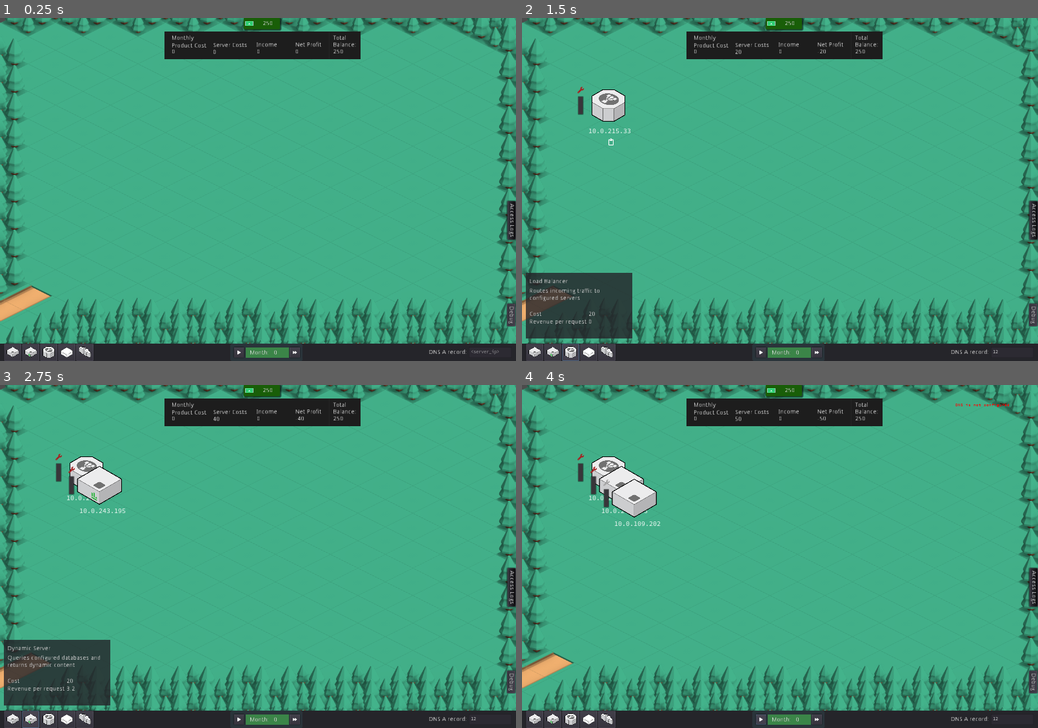
Above: before the commit, frames 1-4 (two rows, left to right).
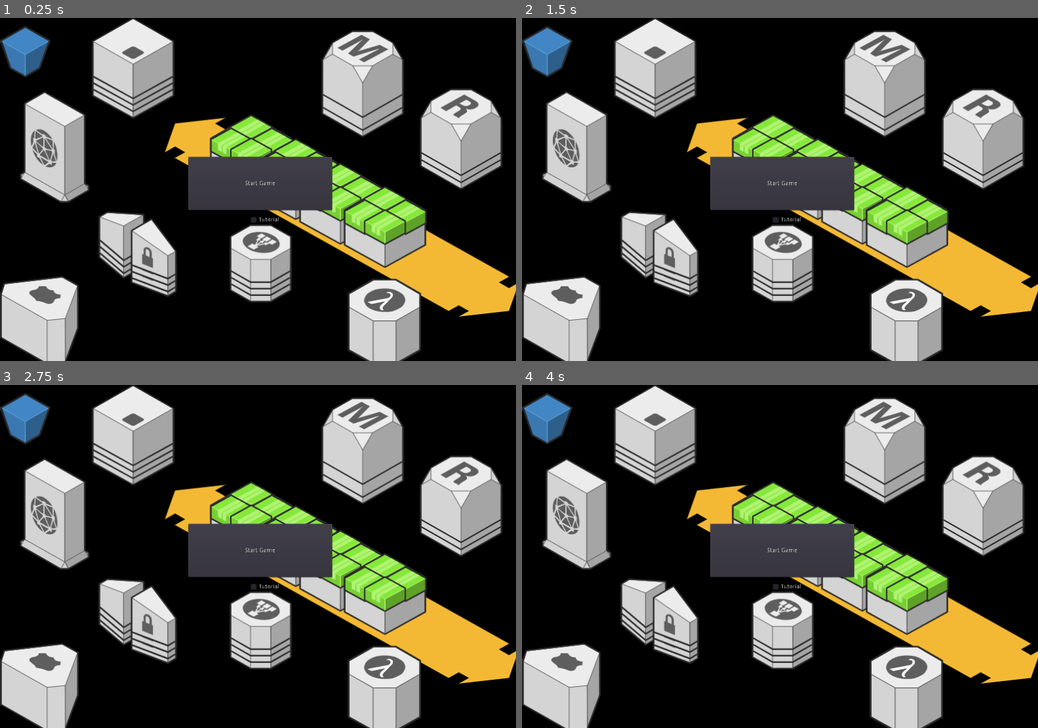
Above: after the commit, the same moments.

Repository: yigitbey/CloudArchitect
Game: Godot game, scene res://Level.tscn
The game is run twice, just before and just after one commit, with the same random seed, the same clock (stepped at 60 frames per second) and the same inputs.
Inputs (mouse positions are in pixels of both pictures, inside the frame that each line leads up to):
- Up to frame 1 (0.25 s): no input
- Up to frame 2 (1.5 s): click (1012, 350) at 0.52 s; type "12" at 0.6 s; click (568, 350) at 1.25 s
- Up to frame 3 (2.75 s): click (30, 717) at 2 s
- Up to frame 4 (4 s): click (532, 717) at 2.75 s; click "" at 3.5 s

The runs differ from the first frame. In frame 1, 100% of the frame differs, in the area x 0-100%, y 0-100%; in frame 2, 100%; in frame 3, 100%; in frame 4, 100%.

Commit message:
adding a simple tutorial

Diff:
--- a/Database.tscn
+++ b/Database.tscn
@@ -1,7 +1,22 @@
-[gd_scene load_steps=3 format=2]
+[gd_scene load_steps=7 format=2]
 
 [ext_resource path="res://Server.tscn" type="PackedScene" id=1]
 [ext_resource path="res://Database.gd" type="Script" id=2]
+[ext_resource path="res://addons/FontAwesome5/fa-solid-900.ttf" type="DynamicFontData" id=3]
+[ext_resource path="res://addons/FontAwesome5/fa-regular-400.ttf" type="DynamicFontData" id=4]
+
+[sub_resource type="DynamicFont" id=1]
+size = 15
+font_data = ExtResource( 4 )
+
+[sub_resource type="DynamicFont" id=2]
+font_data = ExtResource( 3 )
 
 [node name="Server" instance=ExtResource( 1 )]
 script = ExtResource( 2 )
+
+[node name="ClipBoard" parent="Meta" index="1"]
+custom_fonts/font = SubResource( 1 )
+
+[node name="Icon" parent="Meta/ToggleConfig" index="0"]
+custom_fonts/font = SubResource( 2 )
--- a/DynamicServer.gd
+++ b/DynamicServer.gd
@@ -1,6 +1,7 @@
 extends "res://Server.gd"
 
 export var db: String
+
 
 func _init():
 	type = "DynamicServer"
@@ -10,6 +11,7 @@
 func _on_DatabaseConfig_text_changed():
 	db = $Meta/ConfigWindow/Database/DatabaseConfig.text
 	if db in level.iptable:
+		emit_signal("tutorial_complete", 'db_configured')
 		config_warning = false
 		$Meta/ConfigWindow/Database/DatabaseConfig.modulate = Color(1,1,1,1)
 
--- a/DynamicServer.tscn
+++ b/DynamicServer.tscn
@@ -1,16 +1,24 @@
-[gd_scene load_steps=5 format=2]
+[gd_scene load_steps=7 format=2]
 
 [ext_resource path="res://Server.tscn" type="PackedScene" id=1]
 [ext_resource path="res://DynamicServer.gd" type="Script" id=2]
 [ext_resource path="res://addons/FontAwesome5/fa-solid-900.ttf" type="DynamicFontData" id=3]
+[ext_resource path="res://addons/FontAwesome5/fa-regular-400.ttf" type="DynamicFontData" id=4]
 
 [sub_resource type="DynamicFont" id=1]
+size = 15
+font_data = ExtResource( 4 )
+
+[sub_resource type="DynamicFont" id=2]
 font_data = ExtResource( 3 )
 
 [node name="Server" instance=ExtResource( 1 )]
 script = ExtResource( 2 )
 
-[node name="ConfigWindow" parent="Meta" index="1"]
+[node name="ClipBoard" parent="Meta" index="1"]
+custom_fonts/font = SubResource( 1 )
+
+[node name="ConfigWindow" parent="Meta" index="2"]
 margin_left = 60.0
 margin_top = -31.0
 margin_bottom = 70.0
--- a/HUD.gd
+++ b/HUD.gd
@@ -10,6 +10,7 @@
 signal new_month
 
 signal new_server(ServerType)
+signal tutorial_complete(action)
 
 export var dns_record = ""
 var objects
@@ -67,10 +68,12 @@
 func _on_panel_button_pressed(ServerType):
 	emit_signal("new_"+ServerType)
 	emit_signal("new_server", ServerType)
+	emit_signal("tutorial_complete", "new_"+ServerType)
 
 func _on_DNS_text_changed(text):
 	dns_record = text
 	emit_signal('dns_change')
+	emit_signal('tutorial_complete', "dns_change")
 
 func _on_ClearUsers_pressed():
 	emit_signal('clear')
@@ -93,7 +96,6 @@
 	level.money -= level.server_costs + level.product_cost #TODO: move to level
 	start_month()
 
-
 func start_month():
 	if not dns_record in level.iptable:
 		add_message("DNS is not configured")
@@ -103,6 +105,7 @@
 		level.month_timer.start()
 		add_message("Starting month.")
 		emit_signal("new_month")
+		emit_signal("tutorial_complete", "new_month")
 		return true
 
 func warning_animation(container):
--- a/HUD.tscn
+++ b/HUD.tscn
@@ -22,6 +22,8 @@
 
 [sub_resource type="Theme" id=3]
 default_font = SubResource( 2 )
+
+[sub_resource type="CanvasItemMaterial" id=22]
 
 [sub_resource type="StyleBoxFlat" id=4]
 bg_color = Color( 0.172549, 0.231373, 0.258824, 0.670588 )
@@ -213,6 +215,7 @@
 }
 
 [node name="new_StaticServer" type="Button" parent="Panel"]
+material = SubResource( 22 )
 anchor_top = -0.614
 anchor_bottom = -0.024
 margin_left = 8.0
@@ -378,7 +381,6 @@
 "_edit_use_anchors_": false
 }
 icon_size = 10
-icon_type = "solid"
 icon_name = "play"
 
 [node name="new_Wave" type="Button" parent="MonthControl"]
@@ -386,7 +388,7 @@
 margin_top = 8.0
 margin_right = 162.0
 margin_bottom = 32.0
-hint_tooltip = "Next Week"
+hint_tooltip = "Next Month"
 __meta__ = {
 "_edit_use_anchors_": false
 }
@@ -403,7 +405,6 @@
 "_edit_use_anchors_": false
 }
 icon_size = 10
-icon_type = "solid"
 icon_name = "forward"
 
 [node name="MonthProgress" type="ProgressBar" parent="MonthControl"]
--- a/Level.gd
+++ b/Level.gd
@@ -1,6 +1,7 @@
 extends Node2D
 
 onready var nav_map = $Navigation2D
+var show_tutorial = false
 
 const StaticServer =  preload("res://StaticServer.tscn")
 const DynamicServer = preload("res://DynamicServer.tscn")
@@ -32,6 +33,7 @@
 
 var request_types = ['static', 'dynamic']
 var servers = {}
+var last_created_object: Node2D
 
 func _ready():
 	get_tree().paused = false
@@ -44,6 +46,8 @@
 	month_timer = $MonthTimer
 	month_timer.wait_time = objects['month']['duration']
 
+	$Splash.visible = true
+
 func _process(_delta):
 	server_costs = calculate_server_cost()
 
@@ -53,6 +57,8 @@
 	$HUD.connect('dns_change', self, 'set_dns_record')
 	$HUD.connect('new_server', self, 'new_instance')
 	$HUD.connect('clear', self, 'clear')
+
+	$HUD.connect('tutorial_complete', $Tutorial, 'tutorial_complete')
 
 func clear():
 	var all = get_tree().get_root().get_child(0).get_children()
@@ -68,8 +74,9 @@
 	var new = obj.instance()
 	add_child(new)
 	new.init2()
+	new.connect("tutorial_complete", $Tutorial, 'tutorial_complete')
+
 	return new
-
 
 func set_dns_record():
 	dns_record = $HUD.dns_record
@@ -140,3 +147,23 @@
 
 	if !$MonthTimer.one_shot:
 		new_month()
+
+func add_highlight(node):
+	var highlight = CanvasItemMaterial.new()
+	highlight.blend_mode = BLEND_MODE_ADD
+
+	get_tree().get_root().get_node("Level0/HUD/Panel/new_StaticServer").material = highlight
+
+func remove_highlight(node):
+	var empty_material = CanvasItemMaterial.new()
+
+	get_tree().get_root().get_node("Level0/HUD/Panel/new_StaticServer").material = empty_material
+
+func _on_start_game_pressed():
+	show_tutorial = $Splash/checkbox.pressed
+	$Splash.visible = false
+
+	if show_tutorial:
+		money = 1000
+		$Tutorial.visible = true
+		$Tutorial.start()
--- a/Level.tscn
+++ b/Level.tscn
@@ -18,6 +18,8 @@
 [ext_resource path="res://assets/Isometric/tile_end_N.png" type="Texture" id=16]
 [ext_resource path="res://Level.gd" type="Script" id=17]
 [ext_resource path="res://assets/Isometric/tile_treeQuad_N.png" type="Texture" id=18]
+[ext_resource path="res://Tutorial.gd" type="Script" id=19]
+[ext_resource path="res://assets/bg.png" type="Texture" id=20]
 [ext_resource path="res://HUD.tscn" type="PackedScene" id=21]
 
 [sub_resource type="TileSet" id=1]
@@ -265,6 +267,13 @@
 polygons = [ PoolIntArray( 0, 1, 2, 3 ), PoolIntArray( 4, 5, 6, 3, 2 ) ]
 outlines = [ PoolVector2Array( -65.2125, 680.606, 70.7875, 616.606, 70.7875, 16.6063, 1198.79, 16.6063, 1198.79, 664.606, 102.788, 664.606, -1.21246, 712.606 ) ]
 
+[sub_resource type="CanvasItemMaterial" id=3]
+
+[sub_resource type="Theme" id=4]
+
+[sub_resource type="StyleBoxFlat" id=5]
+bg_color = Color( 1, 0, 0, 1 )
+
 [node name="Level0" type="Node2D"]
 script = ExtResource( 17 )
 
@@ -296,4 +305,69 @@
 wait_time = 30.0
 
 [node name="HUD" parent="." instance=ExtResource( 21 )]
+
+[node name="Tutorial" type="Node2D" parent="."]
+visible = false
+script = ExtResource( 19 )
+
+[node name="Instructions" type="RichTextLabel" parent="Tutorial"]
+material = SubResource( 3 )
+margin_left = 256.0
+margin_top = 512.0
+margin_right = 888.0
+margin_bottom = 660.0
+custom_colors/default_color = Color( 0.996078, 0.996078, 0.996078, 1 )
+text = "Welcome to Cloud Architect!
+Start by adding a Static File Server."
+scroll_active = false
+scroll_following = true
+__meta__ = {
+"_edit_use_anchors_": false
+}
+
+[node name="Splash" type="TextureRect" parent="."]
+margin_right = 1208.0
+margin_bottom = 808.0
+theme = SubResource( 4 )
+texture = ExtResource( 20 )
+expand = true
+__meta__ = {
+"_edit_use_anchors_": false
+}
+
+[node name="checkbox" type="CheckBox" parent="Splash"]
+anchor_left = 0.5
+anchor_top = 0.5
+anchor_right = 0.5
+anchor_bottom = 0.5
+margin_left = -27.0
+margin_top = 55.0
+margin_right = 49.0
+margin_bottom = 79.0
+custom_styles/hover = SubResource( 5 )
+custom_colors/font_color_disabled = Color( 1, 1, 1, 1 )
+custom_colors/font_color_hover_pressed = Color( 1, 1, 1, 1 )
+custom_colors/font_color = Color( 1, 1, 1, 1 )
+custom_colors/font_color_hover = Color( 1, 1, 1, 1 )
+custom_colors/font_color_pressed = Color( 1, 1, 1, 1 )
+text = "Tutorial"
+__meta__ = {
+"_edit_use_anchors_": false
+}
+
+[node name="start_game" type="Button" parent="Splash"]
+anchor_left = 0.5
+anchor_top = 0.5
+anchor_right = 0.5
+anchor_bottom = 0.5
+margin_left = -167.5
+margin_top = -80.0
+margin_right = 167.5
+margin_bottom = 44.0
+custom_colors/font_color = Color( 1, 1, 1, 1 )
+text = "Start Game"
+__meta__ = {
+"_edit_use_anchors_": false
+}
 [connection signal="timeout" from="MonthTimer" to="." method="_on_MonthTimer_timeout"]
+[connection signal="pressed" from="Splash/start_game" to="." method="_on_start_game_pressed"]
--- a/Server.gd
+++ b/Server.gd
@@ -22,11 +22,13 @@
 var sizeup_animation_scale = 0.01
 var accepted_content_types
 
+signal tutorial_complete
+
 func init2():
 	instance_size = instance_family + "-" + str(cpu)
 	$CollisionShape2D/AnimatedSprite.animation = type
 	level = get_parent()
-	var margin = level.servers.size()*30
+	var margin = level.servers.size()*50
 	position = Vector2(200+margin, 200+margin)
 
 	eth0 = Interface.new()
@@ -36,6 +38,7 @@
 
 	level.iptable[eth0.ip] = self
 	level.servers[eth0.ip] = self
+	level.last_created_object = self
 
 	server_name = eth0.ip
 	OS.set_clipboard(eth0.ip)
@@ -83,7 +86,7 @@
 	if config_warning:
 		$Meta/ToggleConfig.modulate = Color(1,0.2,0.2,1)
 	else:
-		$Meta/ToggleConfig.modulate = Color(1,1,1,1)
+		$Meta/ToggleConfig.modulate = $Meta/ToggleConfig.self_modulate
 
 func get_response(req):
 	request_animation()
@@ -160,6 +163,7 @@
 		$Meta/ConfigWindow/Info/UpgradeInstance.disabled = true
 
 func _on_ToggleConfig_pressed():
+	emit_signal("tutorial_complete", "config_window_open")
 	if $Meta/ConfigWindow.visible:
 		hide_config()
 	else:
@@ -173,7 +177,7 @@
 	$Meta.z_index = 0
 	$Meta/ConfigWindow.visible = false
 	$Meta/ToggleConfig/Icon.icon_name = "wrench"
-	$Meta/ToggleConfig/Icon.modulate = Color(0.7,0.7,0.7,1)
+	$Meta/ToggleConfig/Icon.modulate = self_modulate
 
 func show_config():
 	$CollisionShape2D.z_index = 10
--- a/Server.tscn
+++ b/Server.tscn
@@ -50,24 +50,24 @@
 "name": "Database",
 "speed": 5.0
 }, {
+"frames": [ ExtResource( 3 ) ],
+"loop": true,
+"name": "Firewall",
+"speed": 5.0
+}, {
+"frames": [ ExtResource( 5 ) ],
+"loop": true,
+"name": "DynamicServer",
+"speed": 5.0
+}, {
 "frames": [ ExtResource( 2 ) ],
 "loop": true,
 "name": "StaticServer",
 "speed": 5.0
 }, {
-"frames": [ ExtResource( 5 ) ],
-"loop": true,
-"name": "DynamicServer",
-"speed": 5.0
-}, {
 "frames": [ ExtResource( 4 ) ],
 "loop": true,
 "name": "LoadBalancer",
-"speed": 5.0
-}, {
-"frames": [ ExtResource( 3 ) ],
-"loop": true,
-"name": "Firewall",
 "speed": 5.0
 } ]
 
@@ -262,11 +262,13 @@
 }
 
 [node name="Icon" type="Label" parent="Meta/ToggleConfig"]
-modulate = Color( 0.647059, 0.647059, 0.647059, 1 )
 margin_left = -3.0
 margin_right = 17.0
 margin_bottom = 22.0
-custom_fonts/font = SubResource( 8 )
+custom_fonts/font = SubResource( 9 )
+custom_colors/font_color = Color( 1, 1, 1, 1 )
+custom_colors/font_outline_modulate = Color( 0, 0, 0, 1 )
+custom_constants/shadow_as_outline = 1
 text = ""
 align = 1
 valign = 1
@@ -274,8 +276,6 @@
 __meta__ = {
 "_edit_use_anchors_": false
 }
-icon_size = 16
-icon_type = "solid"
 icon_name = "wrench"
 
 [node name="SysLoadBar" type="ProgressBar" parent="Meta"]
--- /dev/null
+++ b/Tutorial.gd
@@ -0,0 +1,77 @@
+extends Node2D
+
+var level: Node2D
+var step_index:int = 0
+var total_steps: int
+var highlight: Material
+var not_highlight: Material
+var run_animation = true
+var tutorial: Array
+var animation_timer: SceneTreeTimer
+
+func _ready():
+	level = get_parent()
+
+	highlight = CanvasItemMaterial.new()
+	highlight.blend_mode = BLEND_MODE_ADD
+	not_highlight = CanvasItemMaterial.new()
+	not_highlight.blend_mode = BLEND_MODE_MIX
+
+func tutorial_complete(action):
+	if step_index >= len(tutorial):
+		return
+
+	var finish_action = tutorial[step_index][2]
+	if action == finish_action:
+		stop_animation()
+		step_index += 1
+		if step_index < len(tutorial):
+			var timer = get_tree().create_timer(0.5) # Wait a little while before showing the next step
+			timer.connect('timeout', self, 'next')
+		else:
+			finish()
+
+func finish():
+	stop_animation()
+	$Instructions.text = "Congratulations! You've finished the tutorial."
+	var timer = get_tree().create_timer(5)
+	timer.connect('timeout', self, 'hide_tutorial')
+
+func start():
+	tutorial = level.objects['tutorial']
+	next()
+
+func next():
+	var step = tutorial[step_index]
+
+	$Instructions.text = step[0]
+	var node: Node
+	if step[1] == "last_object":
+		node = level.last_created_object
+	else:
+		node = get_tree().get_root().get_node(step[1])
+	animate(node)
+
+func animate(node):
+	run_animation = true
+	_anim1(node)
+
+func stop_animation():
+	run_animation = false
+	#animation_timer.disconnect("timeout", self, '_anim2')
+
+func _anim1(node):
+	if run_animation:
+		node.material = highlight
+		animation_timer = get_tree().create_timer(0.2)
+		animation_timer.connect('timeout', self, '_anim2', [node])
+
+func _anim2(node):
+	node.material = not_highlight
+
+	animation_timer = get_tree().create_timer(0.2)
+	animation_timer.connect('timeout', self, '_anim1', [node])
+
+
+func hide_tutorial():
+	visible = false
--- a/src/objects.gd
+++ b/src/objects.gd
@@ -2,6 +2,15 @@
 
 const json = """
 {
+  "tutorial":[
+	["Start by adding a static server", "Level0/HUD/Panel/new_StaticServer", "new_StaticServer"],
+	["Now point the CNAME record to your server. Server IP is already copied to your clipboard. ","Level0/HUD/Panel/DNS", "dns_change"],
+	["You are now ready to receive your first requests. Click on Play to start the month.", "Level0/HUD/MonthControl/new_Wave", "new_month"],
+	["You've now started receiving requests from your customers.  If you check the access logs, you can see that you're only able to serve static files for now. You need to create a Dynamic server to serve the API requests.", "Level0/HUD/Panel/new_DynamicServer", "new_DynamicServer"],
+	["Dynamic Servers need Databases to store & retrieve data. Create a Database Server.", "Level0/HUD/Panel/new_Database", "new_Database"],
+	["Now configure your Dynamic Server to use your new Database. Click on the configuration panel of your new server, go to the Database tab and enter your Database IP.", "last_object", "db_configured"],
+	["OK, you are now able to serve API requests, but since your CNAME record is still pointing to your Static Server, how do you expect your customers to make API requests?\n\nYou can create a Load Balancer, configure the backends and point your DNS record to your new Load Balancer.", "Level0/HUD/Panel/new_LoadBalancer", "new_LoadBalancer"]
+  ],
   "entities": {
 	"User":{
 		"name": "User",
Not shown: 1 places in DynamicServer.tscn that only renumber resources
Not shown: 1 places in HUD.tscn that only renumber resources
Not shown: 1 places in Level.tscn that only renumber resources
Not shown: 1 places in Server.tscn that only renumber resources
Binary file added: assets/bg.png
Not shown, added: assets/bg.png.import
Not shown, changed: export/index.html
